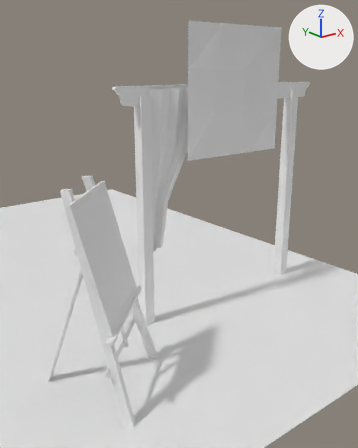
The glTF model static/models/gate/GateScene.glb as it was, and as the next commit left it.
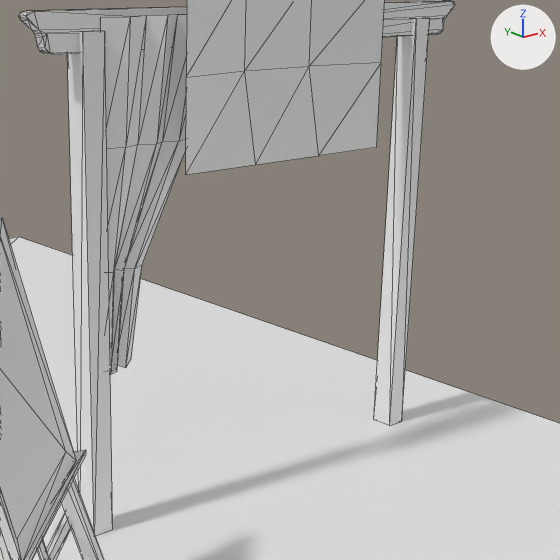
Each version is shown whole from a 50 mm lens placed at (-3.22, -3.35, 2.2), pointed at (-0.8, -0.33, 0.99), then close up on the part from 29% to 100% of the width and 18% to 75% of the height. The axes (+X, +Y, +Z) are drawn at upper right. The lights are the same throughout. The close-ups show mesh edges as thin lines. Where no turn or scale is listed for an object, it has been applied to the vertices.

In view in the first close-up: 'Curtain.001', 'Floor.001', 'FlowerDecor.001', 'Gate.006', 'PhotoFrame.001', 'PhotoPlaceholder.001', 'PhotoStand.002'.
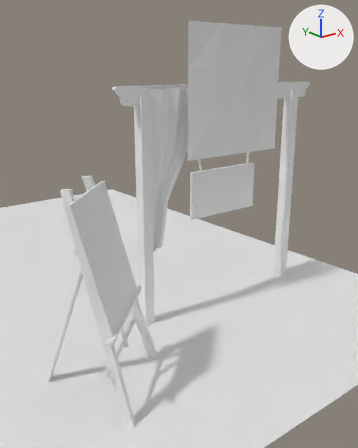
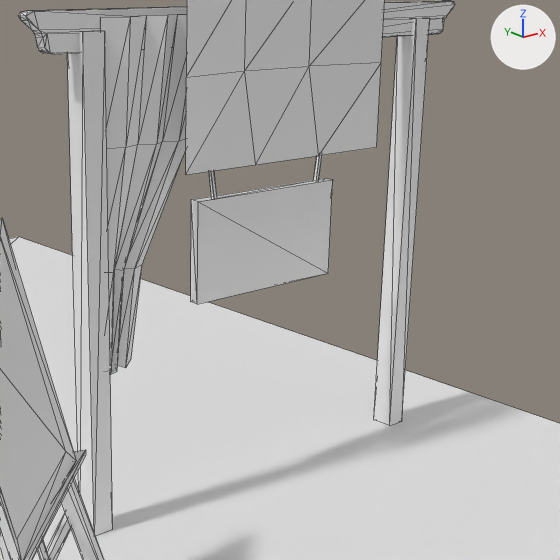
Where the change shows, as pixel boxes [x1, y1, x2, y2] in the close-ups (560 x 560 px):
'WelcomeBoard', added: after [191, 155, 333, 304]

Edits to the bpy script that builds the scene:
```text
Add me_cube_001:
    me_cube_001.from_pydata(...)  # 24 vertices, 36 faces; spans x -0.396..0.408, y -0.022..0.022, z -0.217..0.861
Add ob_welcomeboard:
    ob_welcomeboard = bpy.data.objects.new('WelcomeBoard', me_cube_001)
    ob_welcomeboard.location = (0.0, 0.0, 1.096)
```
